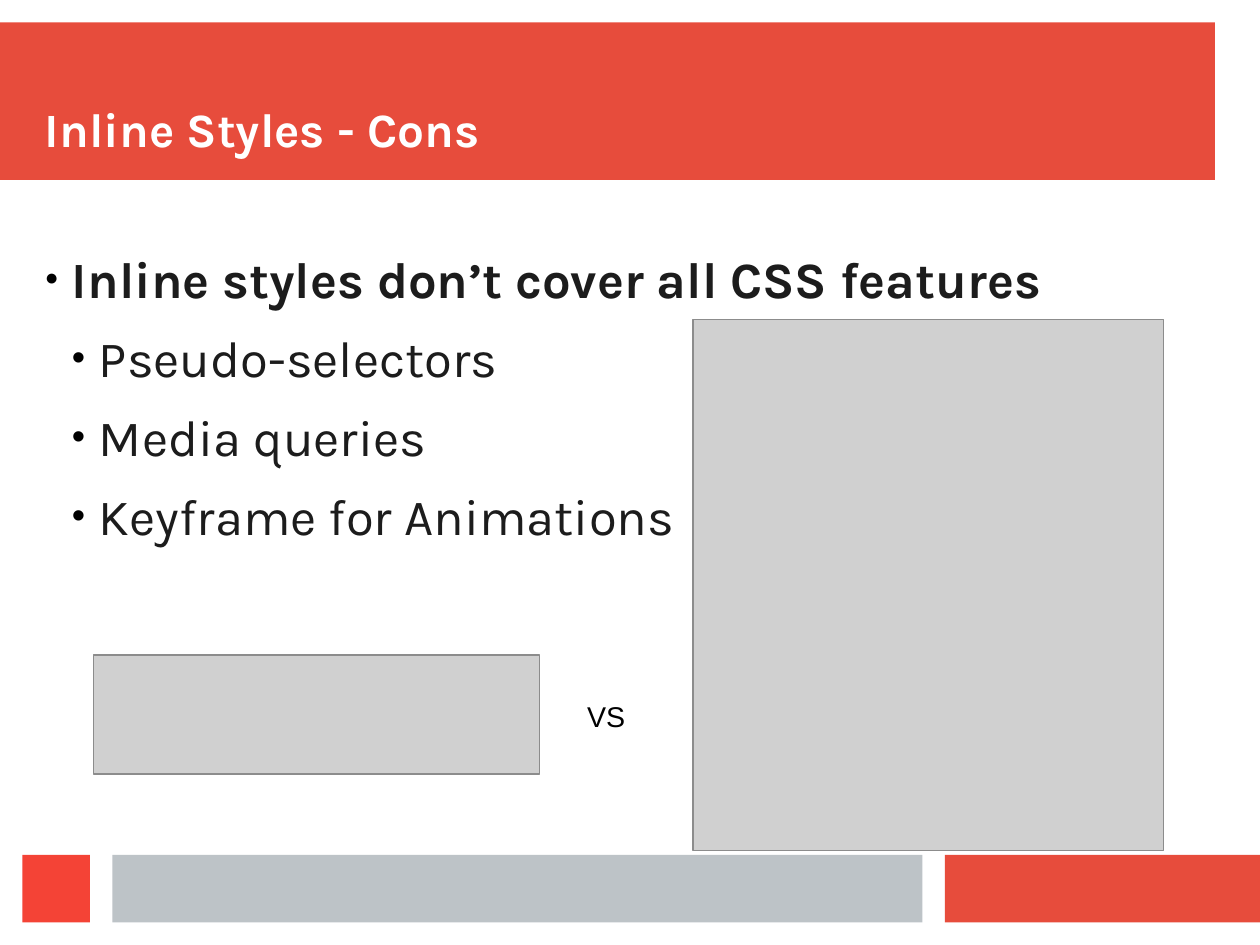
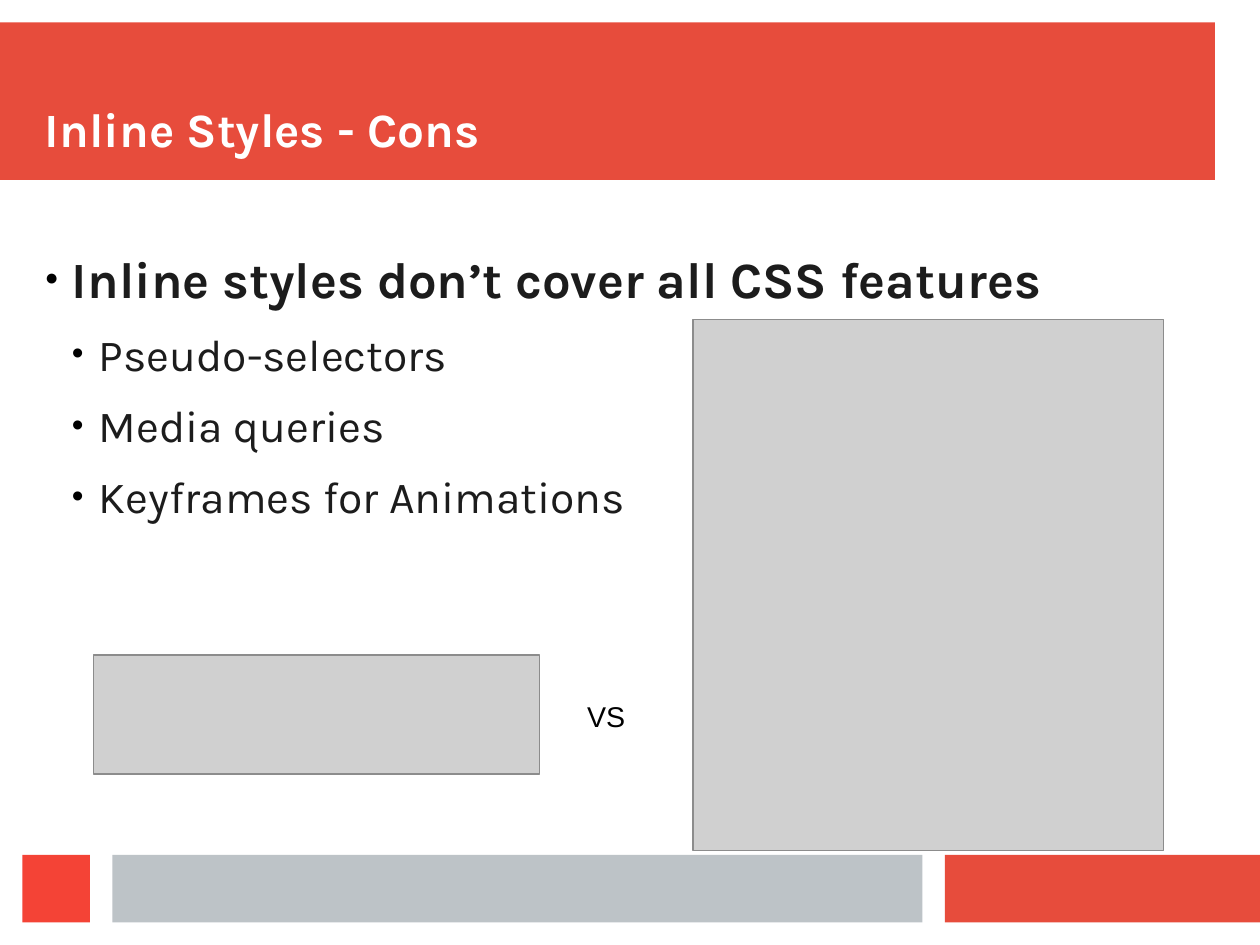
Before and after one commit to aruberto/styling-javascript-components, a slide deck: slide 24 of styling_react_components.odp (slide 25 before the commit). Drawn at 1260x945 pixels with LibreOffice and Linux fonts; fonts in the diff are those of the drawing; grey boxes stand for pictures. Boxes give left, top, right and bottom in pixels: in the first picture for what was removed or moved away, otherwise in the second. Text is boxed around its words. In the diff, an @@ line names an element or a change of style, - is before the commit and + after.

```diff
--- a/styling_react_components.odp
+++ b/styling_react_components.odp
@@ text at (99, 340, 447, 453): size 32 to 28 pt in "Pseudo-selectors", "Media queries" @@
@@ text at (99, 482, 625, 524): text changed; size 32 to 28 pt @@
-  • Keyframe for Animations
+  • Keyframes for Animations
```
Also in this commit, not shown: 4 other slides changed, 1 slide added, 1 slide removed.
